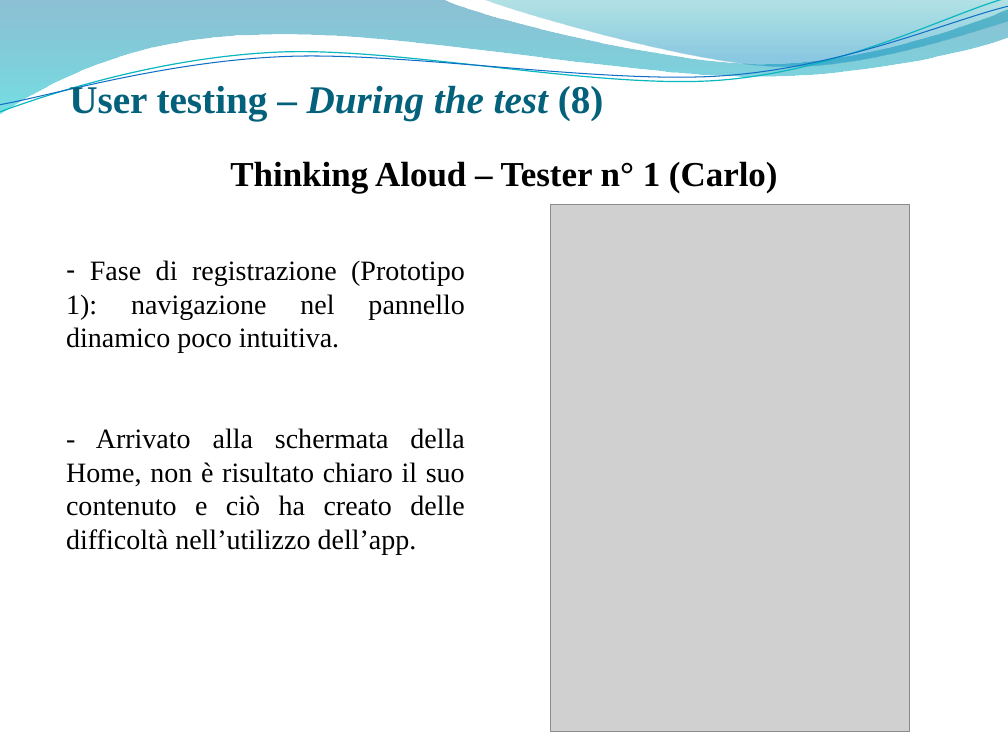
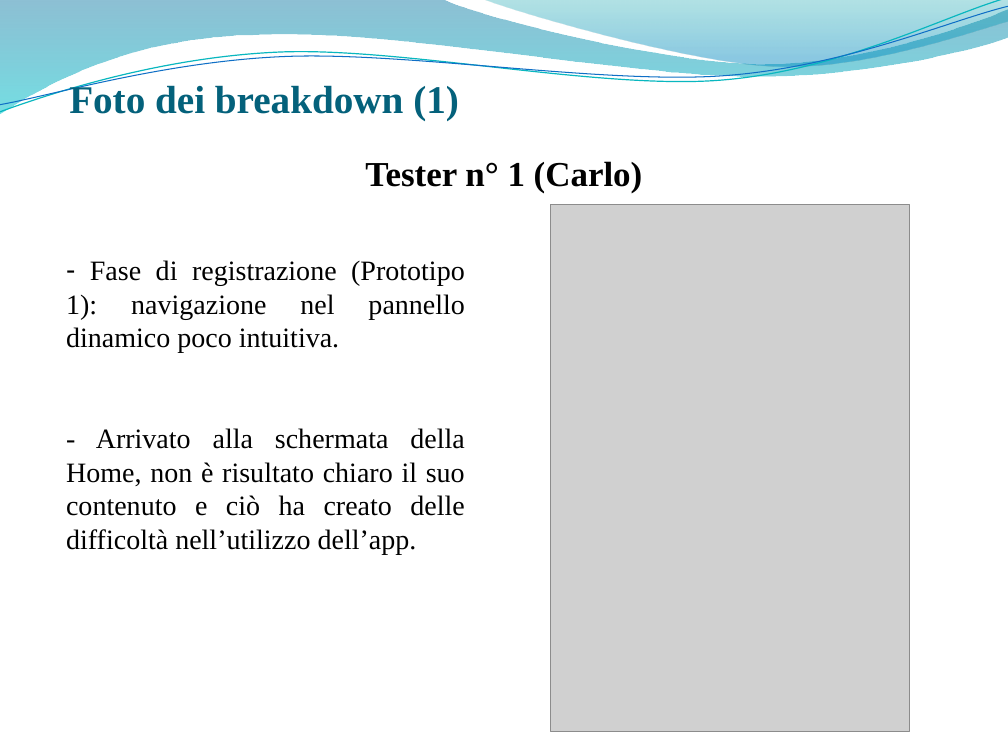
Before and after one commit to giusmastro91/Cognitive-systems, a slide deck: slide 38 of Prova_6_RisultatiValutazione/Leone_Mastrosimone_PresentazioneProgetto.pptx (slide 31 before the commit). Drawn at 1008x756 pixels with LibreOffice and Linux fonts; fonts in the diff are those of the drawing; grey boxes stand for pictures; background and template pictures are left out. Boxes give left, top, right and bottom in pixels: in the first picture for what was removed or moved away, otherwise in the second. Text is boxed around its words. In the diff, an @@ line names an element or a change of style, - is before the commit and + after.

```diff
--- a/Prova_6_RisultatiValutazione/Leone_Mastrosimone_PresentazioneProgetto.pptx
+++ b/Prova_6_RisultatiValutazione/Leone_Mastrosimone_PresentazioneProgetto.pptx
@@ title at <box>69,82,459,120</box>: text changed @@
-User testing – During the test (8)
+Foto dei breakdown (1)
@@ text at <box>365,161,643,193</box>: text changed @@
-Thinking Aloud – Tester n° 1 (Carlo)
+Tester n° 1 (Carlo)
```
Also in this commit, not shown: 2 other slides changed.
